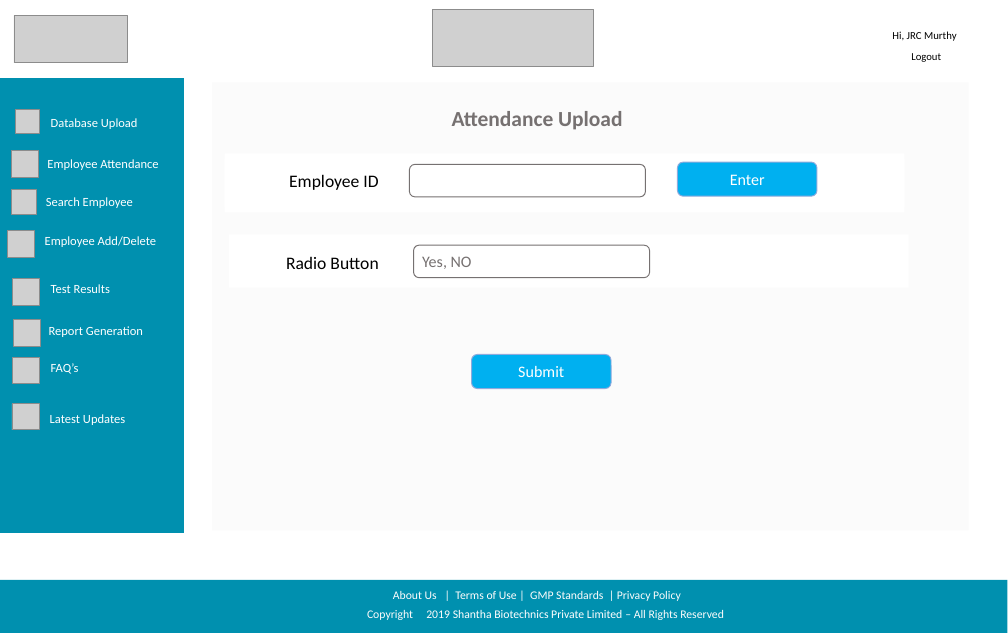
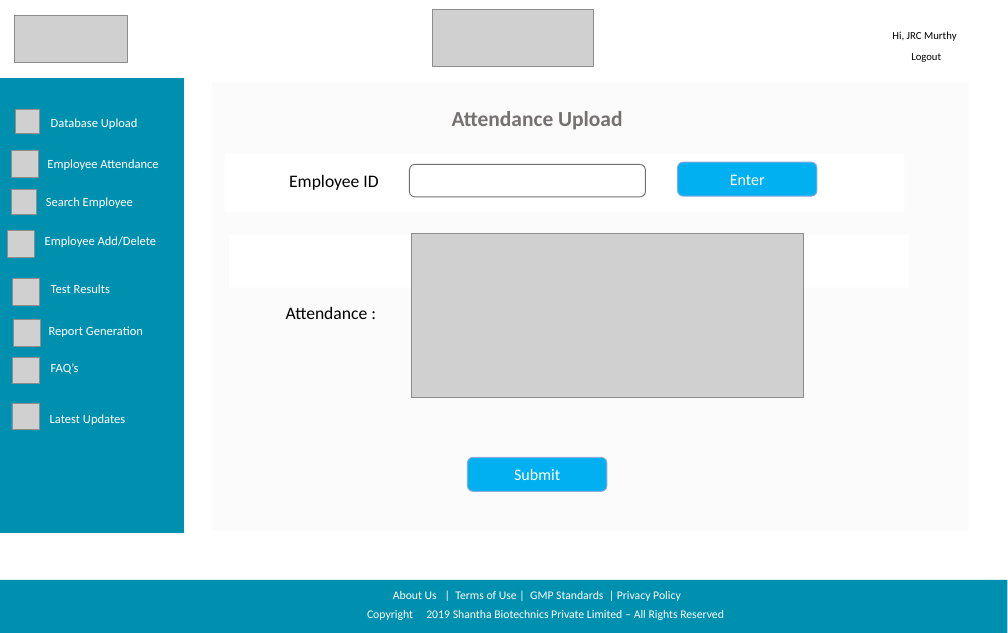
Before and after one commit to sarthakbhutani/Shantha_sih2019, a slide deck: slide 1 of Documentation/Screen Designs/Shanta Sanofi Screen Designs.pptx. Drawn at 1008x633 pixels with LibreOffice and Linux fonts; fonts in the diff are those of the drawing; grey boxes stand for pictures; background and template pictures are left out. Boxes give left, top, right and bottom in pixels: in the first picture for what was removed or moved away, otherwise in the second. Text is boxed around its words. In the diff, an @@ line names an element or a change of style, - is before the commit and + after.

```diff
--- a/Documentation/Screen Designs/Shanta Sanofi Screen Designs.pptx
+++ b/Documentation/Screen Designs/Shanta Sanofi Screen Designs.pptx
@@ picture added at (411, 234, 803, 397) @@
@@ rounded rectangle removed at (414, 245, 650, 278) @@
-Yes, NO
@@ text at (286, 306, 368, 319): text changed @@
-Radio Button
+Attendance :
@@ rounded rectangle "Submit": place and size @@
-rounded rectangle "Submit" at (471, 355, 611, 388)
+rounded rectangle "Submit" at (467, 457, 606, 491)
```
Also in this commit, not shown: 2 other slides changed.
